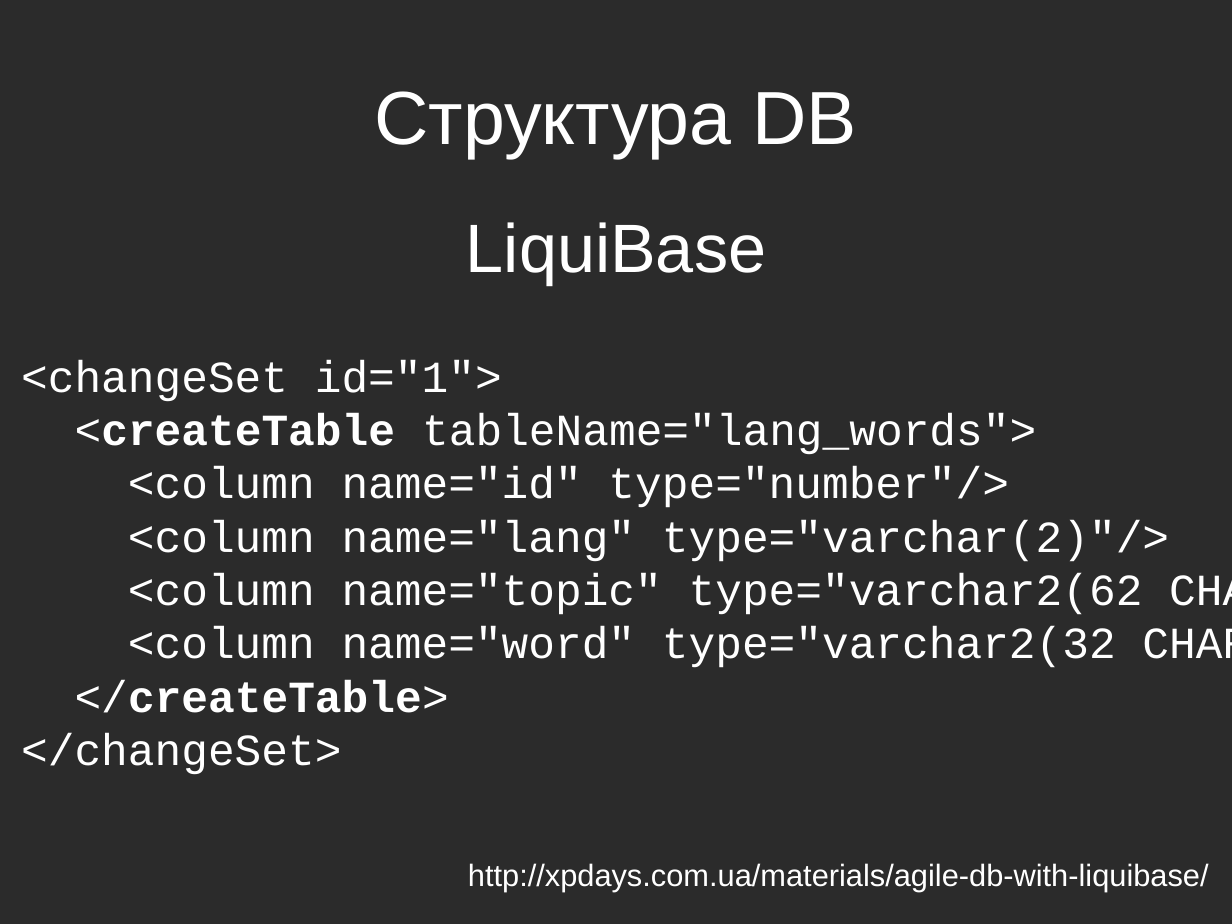
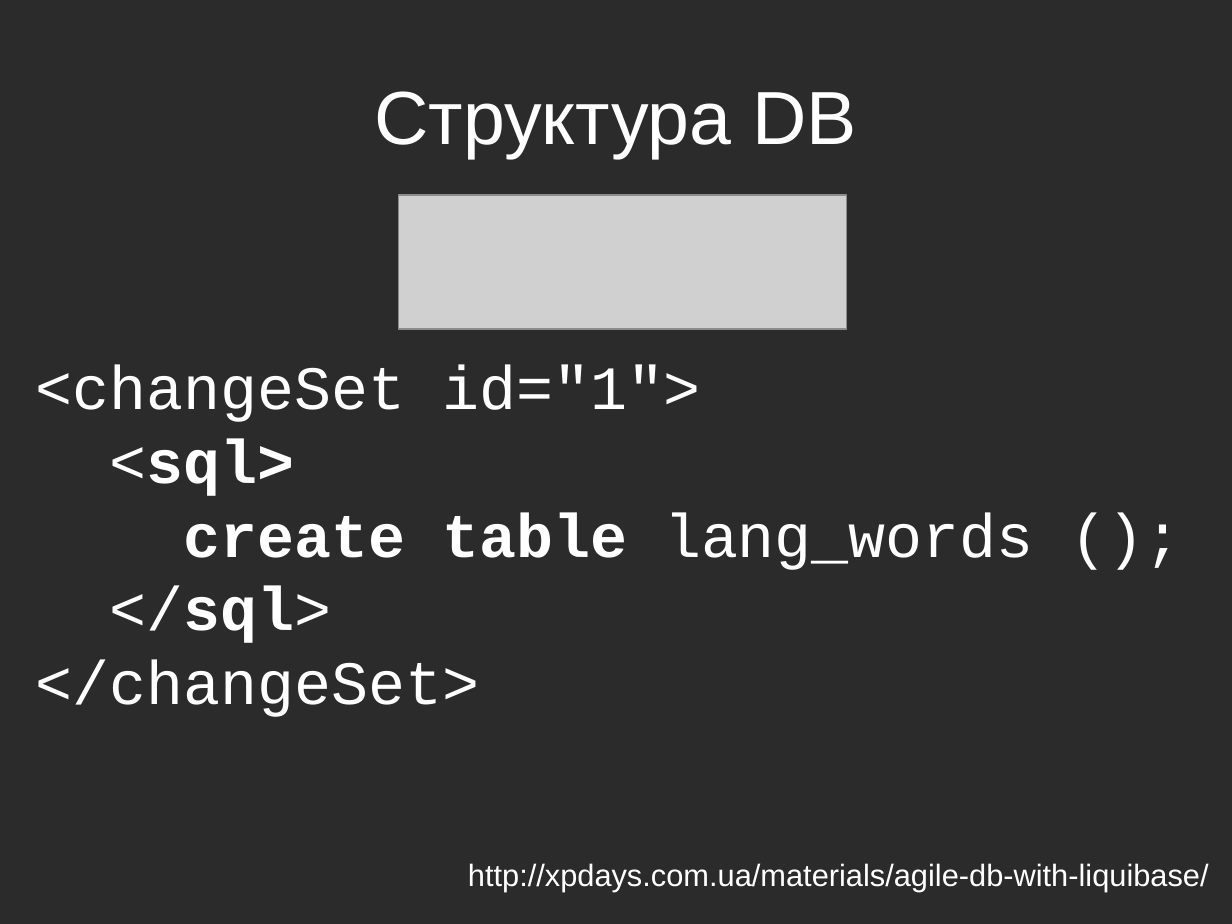
Before and after one commit to asolntsev/presentations, a slide deck: slide 38 of ui-tests/the_fast_and_the_continuous.seleniumcamp2014.odp (slide 35 before the commit). Drawn at 1232x924 pixels with LibreOffice and Linux fonts; fonts in the diff are those of the drawing; grey boxes stand for pictures; background and template pictures are left out; a plain dark background stands for a picture behind light text. Boxes give left, top, right and bottom in pixels: in the first picture for what was removed or moved away, otherwise in the second. Text is boxed around its words. In the diff, an @@ line names an element or a change of style, - is before the commit and + after.

Commit message:
Added funny pictures

```diff
--- a/ui-tests/the_fast_and_the_continuous.seleniumcamp2014.odp
+++ b/ui-tests/the_fast_and_the_continuous.seleniumcamp2014.odp
@@ picture added at box(398, 195, 846, 329) @@
@@ title removed at box(466, 222, 766, 284) @@
-LiquiBase
@@ text removed at box(21, 360, 1232, 774) @@
-<changeSet id="1">
-<createTable tableName="lang_words">
-<column name="id" type="number"/>
-<column name="lang" type="varchar(2)"/>
-<column name="topic" type="varchar2(62 CHAR)"/>
-<column name="word" type="varchar2(32 CHAR)"/>
-</createTable>
-</changeSet>
@@ text added at box(36, 365, 1034, 717), 36 pt, text #FFFFFF @@
+<changeSet id="1">
+<sql>
+create table lang_words ();
+</sql>
+</changeSet>
```
Also in this commit, not shown: 16 other slides changed, 4 slides added.
